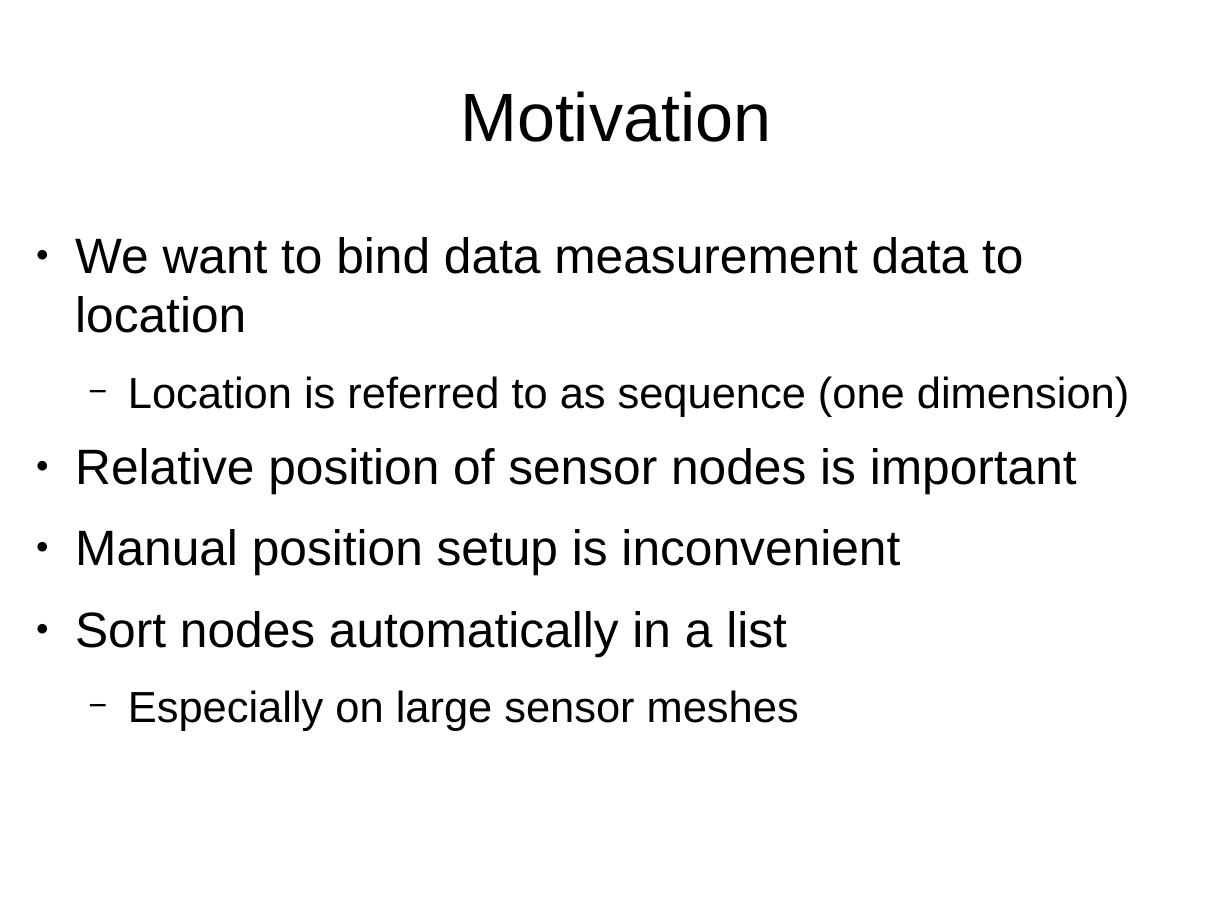
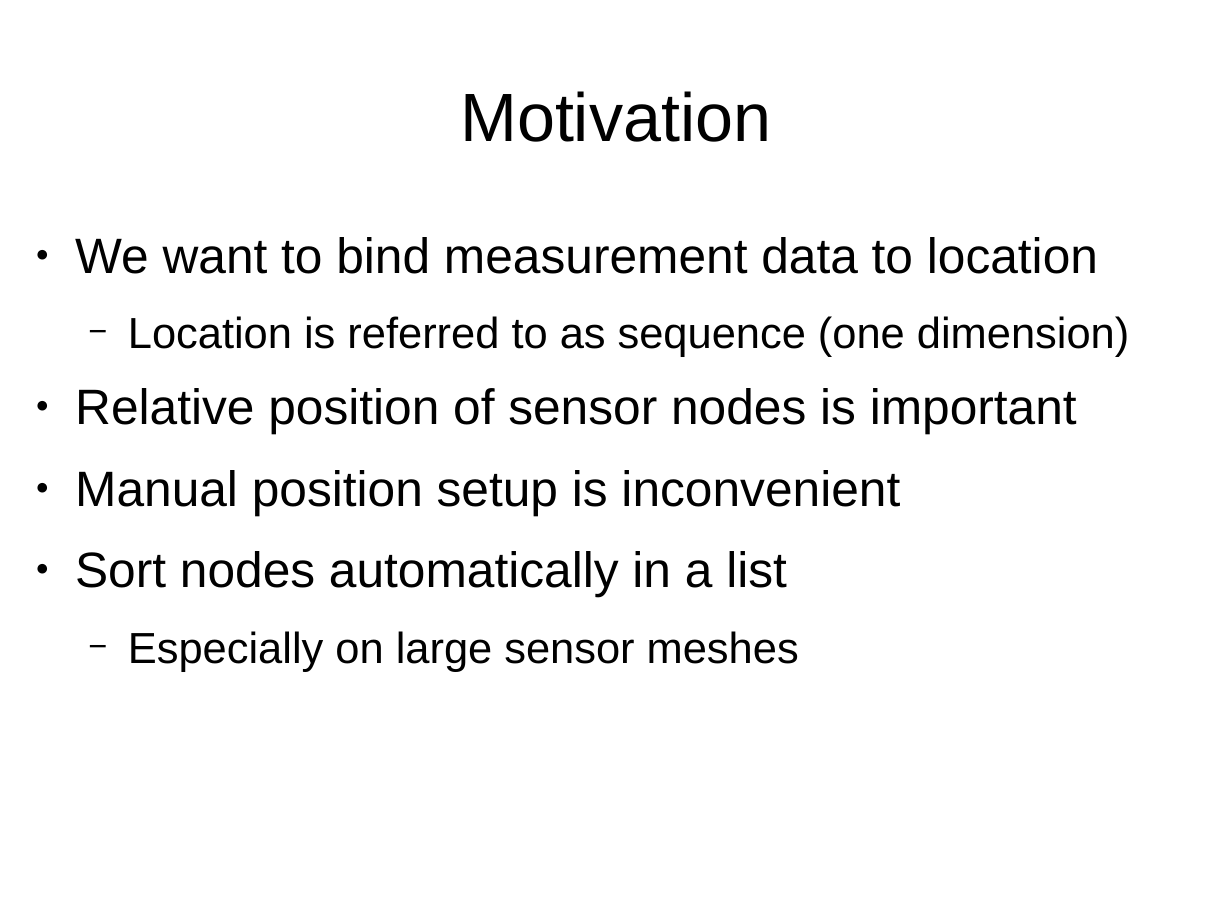
Before and after one commit to moritzschaefer/SensorSequence, a slide deck: slide 3 of docs/Initial Presentation Remastered.odp. Drawn at 1232x924 pixels with LibreOffice and Linux fonts; fonts in the diff are those of the drawing. Boxes give left, top, right and bottom in pixels: in the first picture for what was removed or moved away, otherwise in the second. Text is boxed around its words. In the diff, an @@ line names an element or a change of style, - is before the commit and + after.

```diff
--- a/docs/Initial Presentation Remastered.odp
+++ b/docs/Initial Presentation Remastered.odp
@@ text at [75,237,1098,274]: text changed @@
-● We want to bind data measurement data to location
+● We want to bind measurement data to location
```
Also in this commit, not shown: 6 other slides changed, 1 slide added, 1 other file.
